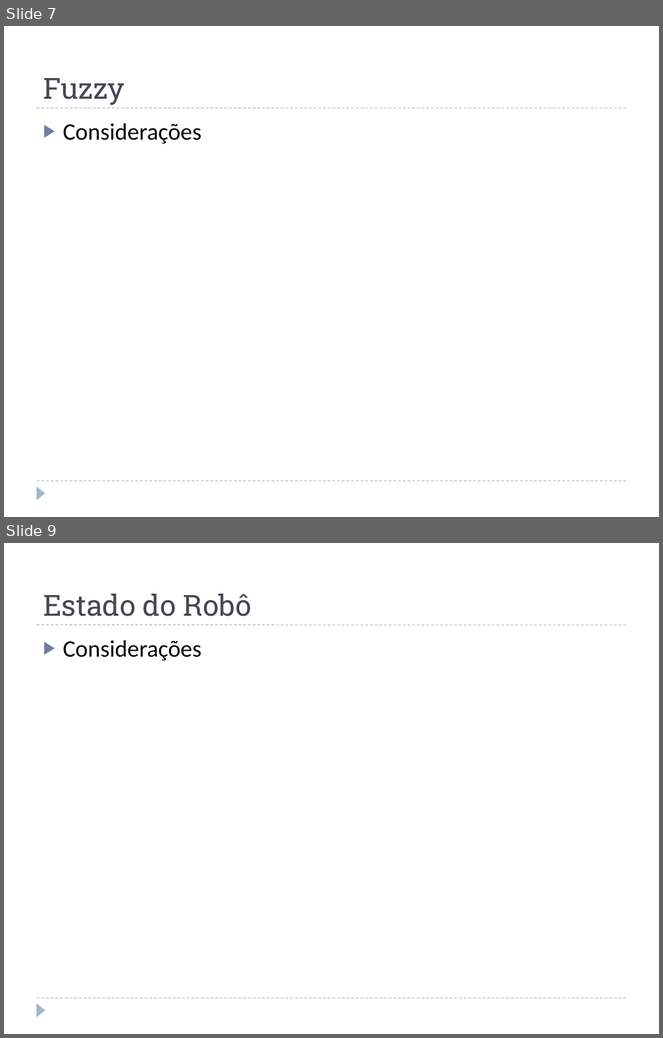
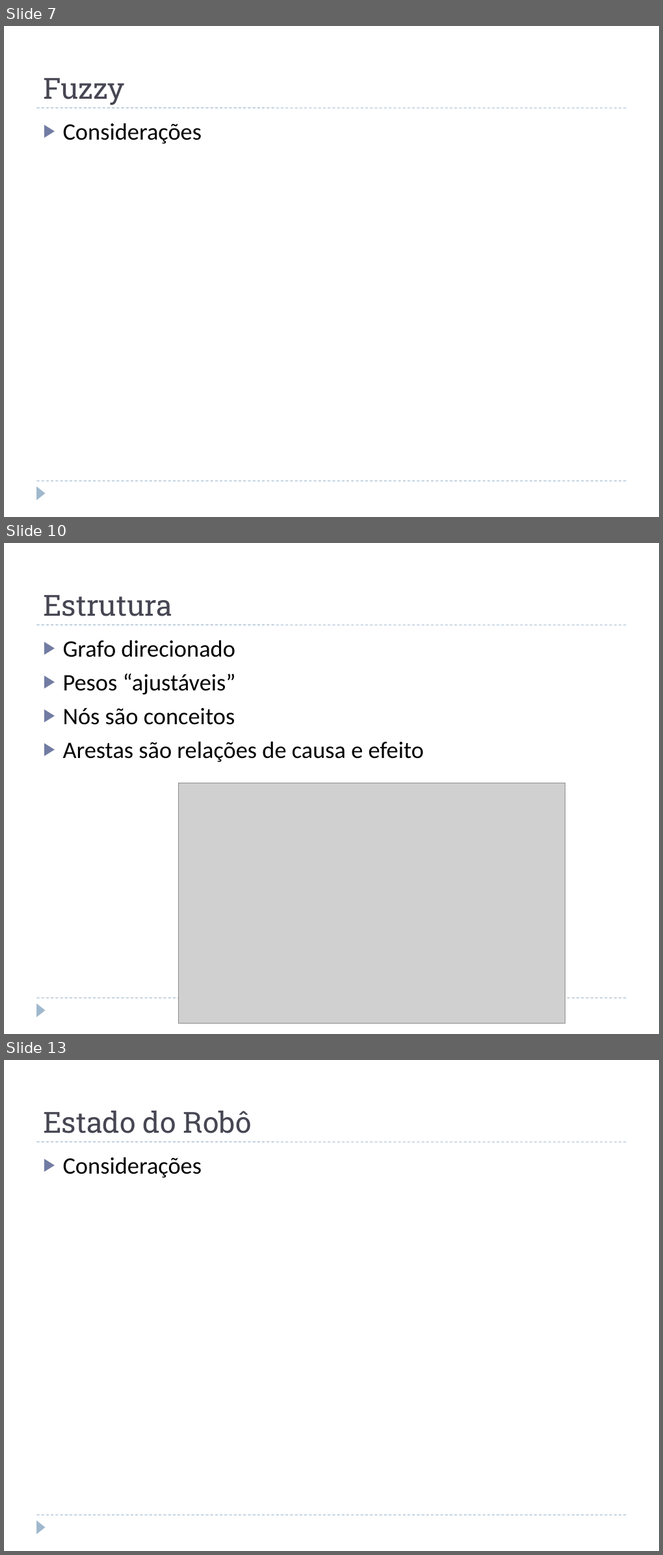
Before and after one commit to jcnborges/TCC, a slide deck: qualificacao.pptx. Shown one above the other, each under a label of ours: slides 7 and 9 before the commit, slides 7, 10 and 13 after it; the slides between them are not shown. The pictures are 663x1038 and 663x1555 pixels, drawn with LibreOffice and Linux fonts; fonts in the diff are those of the drawing; grey boxes stand for pictures. Boxes give left, top, right and bottom in pixels: in the first picture for what was removed or moved away, otherwise in the second. Text is boxed around its words. In the diff, an @@ line names an element or a change of style, - is before the commit and + after.

```diff
--- a/qualificacao.pptx
+++ b/qualificacao.pptx
@@ slide 10 added at [4, 543, 659, 1034], background #FFFFFF; not listed: 3 template elements that a slide beside it also shows @@
@@ title added at [43, 595, 172, 616], 32 pt, text #464653 @@
+Estrutura
@@ text added at [63, 640, 424, 762], 26 pt, text #000000 @@
+▶ Grafo direcionado
+▶ Pesos “ajustáveis”
+▶ Nós são conceitos
+▶ Arestas são relações de causa e efeito
@@ picture added at [179, 783, 566, 1024] @@
@@ what was slide 9 is now slide 13 @@
```
Also in this commit, not shown: 1 slide changed, 3 other slides added.
